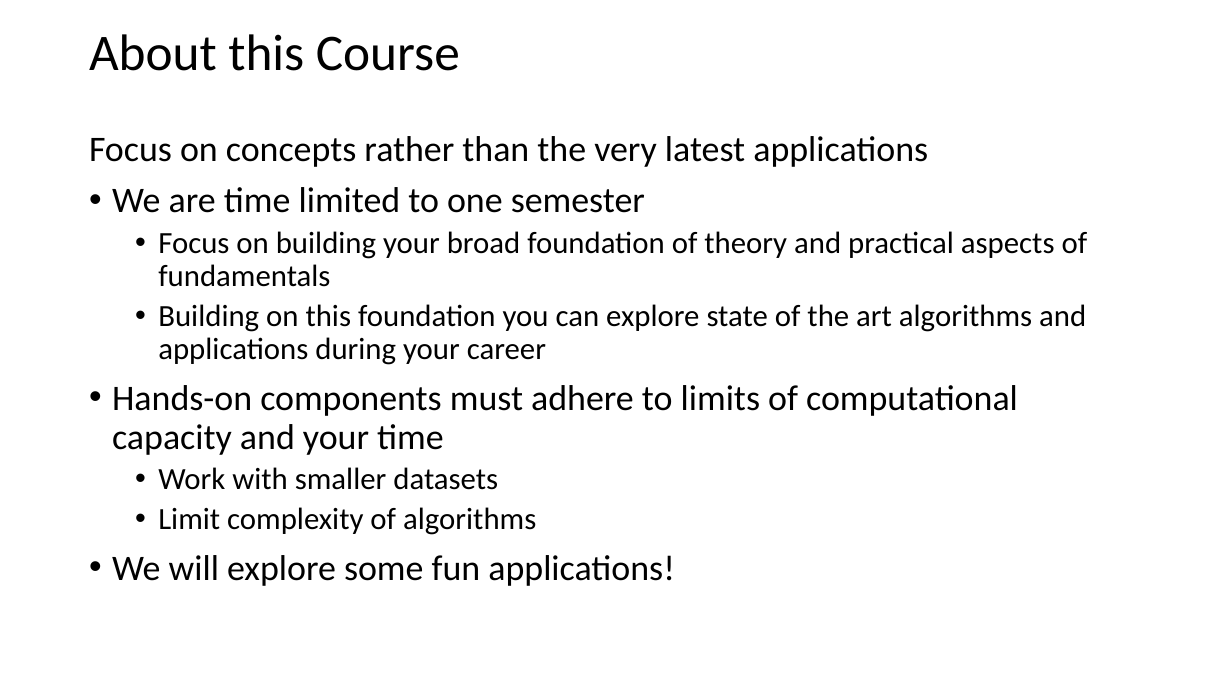
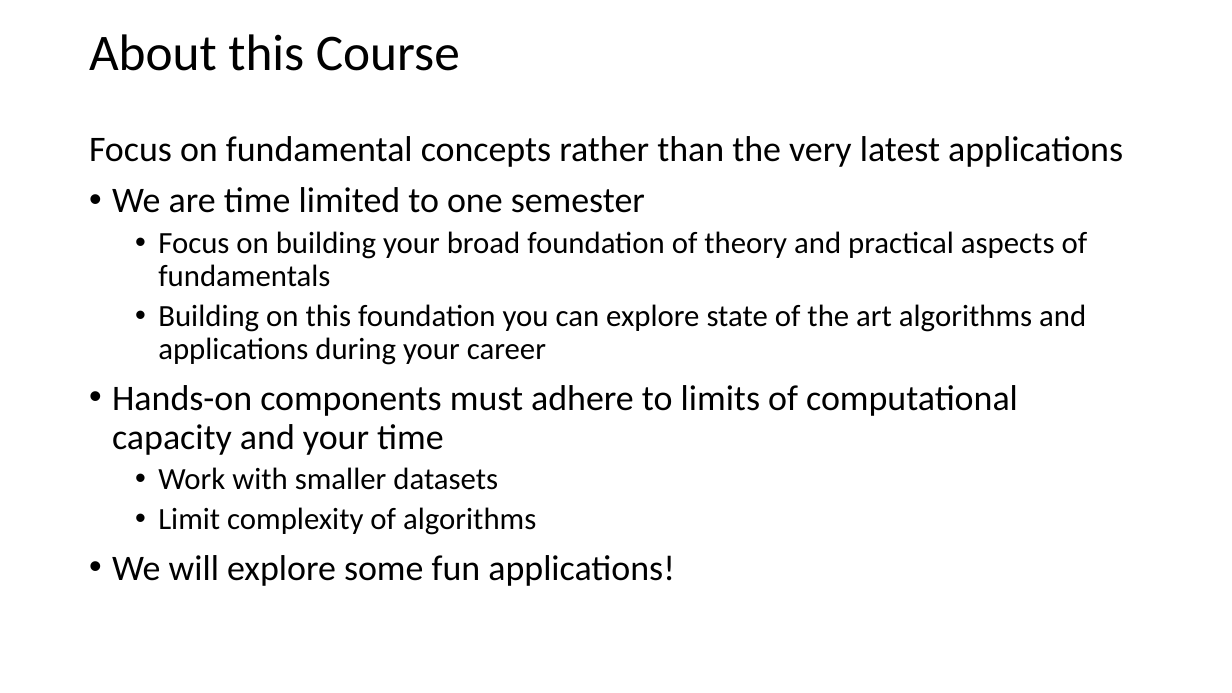
Before and after one commit to StephenElston/CSCI-E25, a slide deck: slide 9 of Slides/1_Introduction.pptx. Drawn at 1232x693 pixels with LibreOffice and Linux fonts; fonts in the diff are those of the drawing. Boxes give left, top, right and bottom in pixels: in the first picture for what was removed or moved away, otherwise in the second. Text is boxed around its words. In the diff, an @@ line names an element or a change of style, - is before the commit and + after.

```diff
--- a/Slides/1_Introduction.pptx
+++ b/Slides/1_Introduction.pptx
@@ text at (89,136,1123,167): text changed @@
-Focus on concepts rather than the very latest applications
+Focus on fundamental concepts rather than the very latest applications
```
Also in this commit, not shown: 7 other slides changed.
